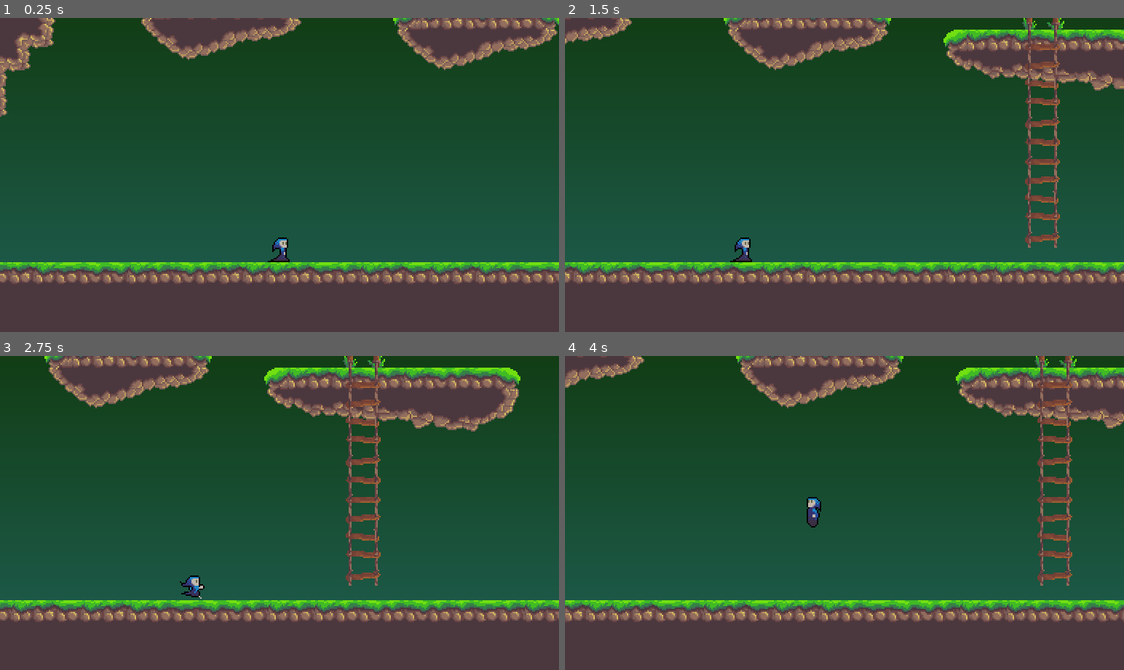
Above: before the commit, frames 1-4 (two rows, left to right).
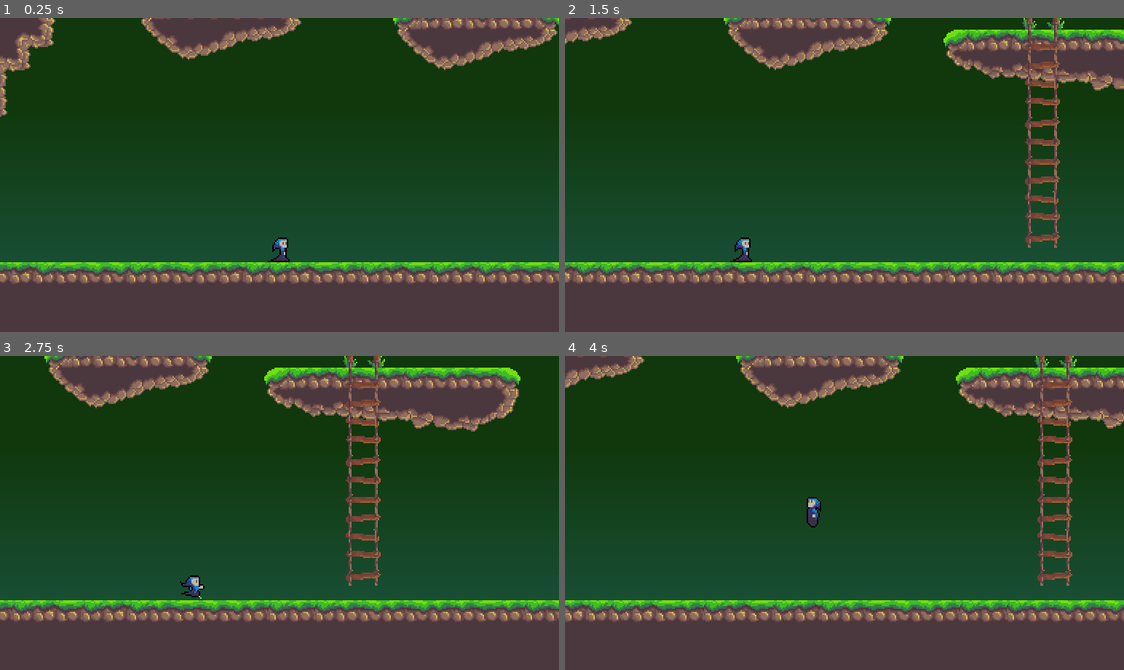
Above: after the commit, the same moments.

Repository: icherevatyi/GrimEdvard
Game: Godot game, scene res://src/components/Levels/Forest/Forest.tscn
Two runs of this game, one before a commit and one after it. Both use one fixed random seed, a clock stepped at 60 frames per second and the inputs below.
Inputs (mouse positions are in pixels of both pictures, inside the frame that each line leads up to):
- Up to frame 1 (0.25 s): no input
- Up to frame 2 (1.5 s): tap Enter (ui_accept) at 0.5 s; move the mouse to (967, 159) at 0.52 s; hold Right (ui_right) 0.53-1.25 s; click (967, 159) at 0.67 s; tap Space (jump) at 0.77 s; drag from (732, 190) to (1084, 127) at 1.27 s
- Up to frame 3 (2.75 s): move the mouse to (335, 443) at 2.02 s; hold Right (ui_right) from 2.03 s (still down)
- Up to frame 4 (4 s): release Right (ui_right) at 2.75 s; drag from (816, 575) to (676, 465) at 2.77 s; tap Enter (ui_accept) at 3.5 s; move the mouse to (1012, 560) at 3.52 s; hold Left (ui_left) from 3.53 s (still down); tap Space (jump) at 3.77 s

The runs differ from the first frame. In frame 1, 19% of the frame differs, in the area x 0-100%, y 24-46%; in frame 2, 19%; in frame 3, 19%; in frame 4, 19%.

Commit message:
removed backdrop after death bug

Diff:
--- a/src/components/Global/Helpers/DeathScreen.gd
+++ b/src/components/Global/Helpers/DeathScreen.gd
@@ -4,7 +4,11 @@
 onready var control = $Control
 
 func show_deathscreen():
+	# toggles input and pause
+	get_tree().paused = !get_tree().paused
 	get_tree().get_root().set_disable_input(true)
+
+	#fade in to death screen
 	Backdrop._fade_in(null, Backdrop.color_black_transparent, 0.6)
 	tween.interpolate_property(control, "visible", false, true, 0.8, Tween.TRANS_LINEAR, Tween.EASE_OUT)
 	tween.start()
@@ -15,7 +19,13 @@
 	yield(tween, "tween_completed")
 	Backdrop._fade_in(Backdrop.color_black_transparent, null, 0.2)
 	yield(get_tree().create_timer(0.3), "timeout")
+
+	#load game
 	assert(get_tree().change_scene(Global.currentLvl) == OK)
+	Global.is_player_dead = false
 	yield(get_tree().create_timer(0.3), "timeout")
 	Backdrop._fade_out(null, 0.6)
+
+	# toggles input and pause back
+	get_tree().paused = !get_tree().paused
 	get_tree().get_root().set_disable_input(false)
--- a/src/components/Global/Helpers/PauseScreen.gd
+++ b/src/components/Global/Helpers/PauseScreen.gd
@@ -5,16 +5,13 @@
 
 
 func pause_toggle():
-	if Global.is_player_dead == false:
-		if get_tree().paused == false:
-			Backdrop._fade_in(null, menu_backdrop, 0.1)
-			$Control.visible = !$Control.visible
-		else:
-			$Control.visible = !$Control.visible
-			Backdrop._fade_out(menu_backdrop, 0.1)
-		get_tree().paused = !get_tree().paused
+	if get_tree().paused == false:
+		Backdrop._fade_in(null, menu_backdrop, 0.1)
+		$Control.visible = !$Control.visible
 	else:
 		$Control.visible = !$Control.visible
+		Backdrop._fade_out(menu_backdrop, 0.1)
+	get_tree().paused = !get_tree().paused
 
 
 func _input(event):
--- a/src/components/Levels/Forest/Forest.tscn
+++ b/src/components/Levels/Forest/Forest.tscn
@@ -67,7 +67,6 @@
 script = ExtResource( 1 )
 
 [node name="TempModels" type="Node" parent="."]
-editor/display_folded = true
 
 [node name="BackgroundGradient" type="Sprite" parent="TempModels"]
 position = Vector2( -528, 368 )
@@ -77,14 +76,6 @@
 texture = SubResource( 2 )
 centered = false
 
-[node name="BackgroundGradient2" type="Sprite" parent="TempModels"]
-position = Vector2( -527.89, 368 )
-rotation = -1.5708
-scale = Vector2( 0.472605, 2189.89 )
-z_index = -3
-texture = SubResource( 2 )
-centered = false
-
 [node name="FloatingIslands" type="Node2D" parent="."]
 editor/display_folded = true
 
Not shown, added: addons/gut/GutScene.gd
Not shown, added: addons/gut/GutScene.tscn
Not shown, added: addons/gut/doubler.gd
Not shown, added: addons/gut/gut.gd
Not shown, added: addons/gut/gut_cmdln.gd
Not shown, added: addons/gut/gut_plugin.gd
Binary file added: addons/gut/icon.png
Not shown, added: addons/gut/icon.png.import
Not shown, added: addons/gut/logger.gd
Not shown, added: addons/gut/method_maker.gd
Not shown, added: addons/gut/optparse.gd
Not shown, added: addons/gut/plugin.cfg
(and 11 more such lines)
